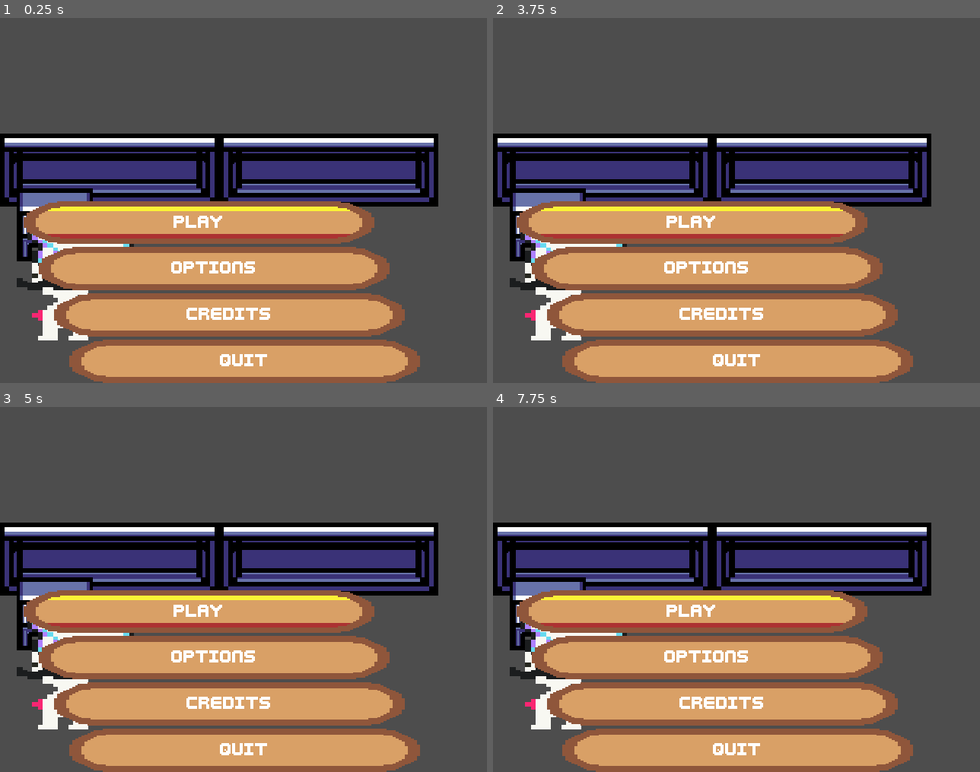
Above: before the commit, frames 1-4 (two rows, left to right).
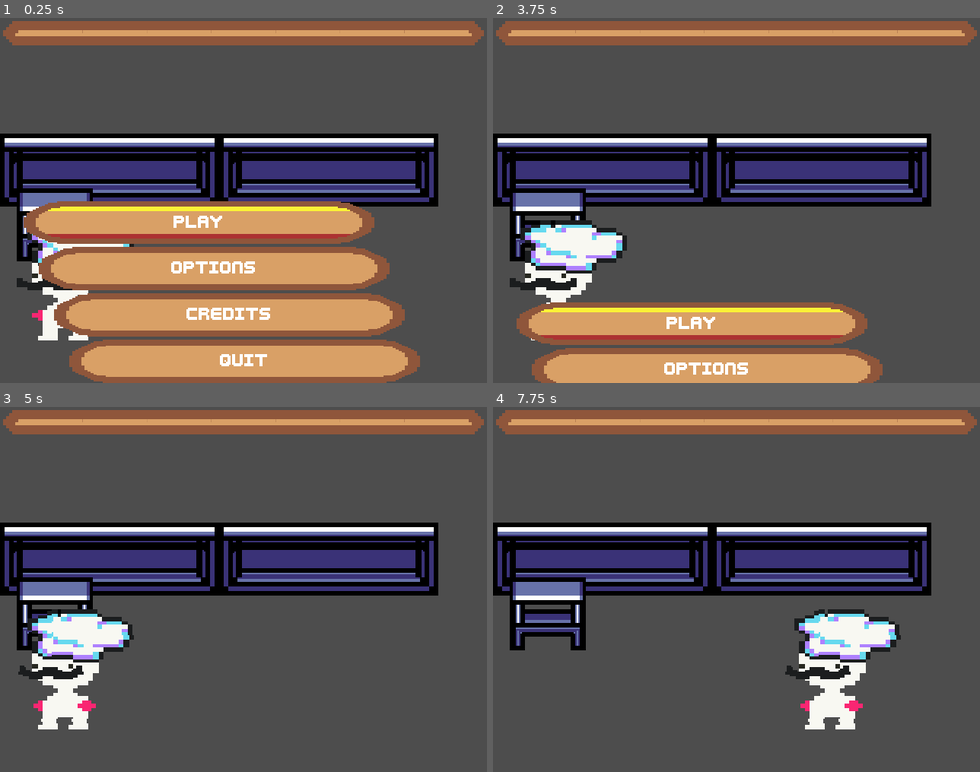
Above: after the commit, the same moments.

Repository: LettucePie/burgert
Game: Godot game, scene res://scenes/play.tscn
Two runs of this game, one before a commit and one after it. Both use one fixed random seed, a clock stepped at 60 frames per second and the inputs below.
Inputs (mouse positions are in pixels of both pictures, inside the frame that each line leads up to):
- Up to frame 1 (0.25 s): no input
- Up to frame 2 (3.75 s): click "Options" at 0.5 s; click "Done" at 1.25 s; click "Credits" at 2 s; click "Done" at 2.75 s; click "Play" at 3.5 s
- Up to frame 3 (5 s): click (199, 611) at 4.25 s, where only the run before the commit has a clickable "Play"
- Up to frame 4 (7.75 s): tap Enter (menu) at 5 s; hold Right (right) 5.03-5.78 s; hold Left (left) 5.78-6.53 s; hold Right (right) from 6.53 s (still down)

The runs differ from the first frame. In frame 1, 6.5% of the frame differs, in the area x 0-100%, y 0-8%; in frame 2, 34%; in frame 3, 39%; in frame 4, 41%, in the area x 0-100%, y 0-100%.

Commit message:
more merging menu state into game state

Diff:
--- a/project.godot
+++ b/project.godot
@@ -39,6 +39,7 @@
 "deadzone": 0.5,
 "events": [Object(InputEventKey,"resource_local_to_scene":false,"resource_name":"","device":-1,"window_id":0,"alt_press …(182 unchanged characters)…
 , Object(InputEventJoypadButton,"resource_local_to_scene":false,"resource_name":"","device":-1,"button_index":6,"pressure":0.0,"pressed":false,"script":null)
+, Object(InputEventKey,"resource_local_to_scene":false,"resource_name":"","device":-1,"window_id":0,"alt_pressed":false,"shift_pressed":false,"ctrl_pressed":false,"meta_pressed":false,"pressed":false,"keycode":0,"physical_keycode":4194305,"key_label":0,"unicode":0,"echo":false,"script":null)
 ]
 }
 left={
--- a/scenes/game/chef.gd
+++ b/scenes/game/chef.gd
@@ -1,5 +1,7 @@
 extends Node2D
 class_name Chef
+
+const MOVE_SPEED = 5
 
 var stations : Array[Workstation]
 var current_station : Workstation = null
@@ -26,15 +28,19 @@
 		set_station(target)
 
 
-# Called every frame. 'delta' is the elapsed time since the previous frame.
-func _physics_process(delta):
+func process_movement(delta):
 	var move_vec : Vector2 = Vector2.ZERO
 	if Input.is_action_pressed("left"): move_vec.x -= 1
 	if Input.is_action_pressed("right"): move_vec.x += 1
-	position.x += move_vec.x * delta
+	position.x += move_vec.x * MOVE_SPEED
 	if move_vec != Vector2.ZERO:
 		assess_closest_station()
 
+
+
+# Called every frame. 'delta' is the elapsed time since the previous frame.
+func _physics_process(delta):
+	process_movement(delta)
 
 func _on_area_2d_area_entered(area):
 	if area.is_in_group("Workstation") and !stations.has(area):
--- a/scenes/game/chef.tscn
+++ b/scenes/game/chef.tscn
@@ -15,7 +15,7 @@
 sprite_frames = ExtResource("1_758j5")
 animation = &"Idle_L"
 autoplay = "Idle_L"
-frame_progress = 0.884746
+frame_progress = 0.718722
 
 [node name="Area2D" type="Area2D" parent="." groups=["Chef"]]
 
--- a/scenes/game/game.gd
+++ b/scenes/game/game.gd
@@ -1,12 +1,6 @@
 extends Node
 class_name Game
 
-
-# Called when the node enters the scene tree for the first time.
-func _ready():
-	pass # Replace with function body.
-
-
-# Called every frame. 'delta' is the elapsed time since the previous frame.
 func _process(delta):
-	pass
+	if Input.is_action_just_pressed("menu"):
+		print("PAUSE")
--- a/scenes/game/game.tscn
+++ b/scenes/game/game.tscn
@@ -1,10 +1,13 @@
-[gd_scene load_steps=3 format=3 uid="uid://drcc15jq33yol"]
+[gd_scene load_steps=4 format=3 uid="uid://drcc15jq33yol"]
 
 [ext_resource type="Script" path="res://scenes/game/game.gd" id="1_ebpk4"]
 [ext_resource type="PackedScene" uid="uid://cb2lak3w8b1s8" path="res://scenes/game/kitchen_a.tscn" id="1_xsld7"]
+[ext_resource type="PackedScene" uid="uid://b3715nb5f0qc3" path="res://scenes/ui/hud.tscn" id="3_wdtco"]
 
 [node name="Game" type="Node"]
 process_mode = 1
 script = ExtResource("1_ebpk4")
 
 [node name="kitchen_a" parent="." instance=ExtResource("1_xsld7")]
+
+[node name="hud" parent="." instance=ExtResource("3_wdtco")]
--- a/scenes/play.gd
+++ b/scenes/play.gd
@@ -12,3 +12,7 @@
 # Called every frame. 'delta' is the elapsed time since the previous frame.
 func _process(delta):
 	pass
+
+
+func _on_main_menu_start_play():
+	get_tree().paused = false
--- a/scenes/play.tscn
+++ b/scenes/play.tscn
@@ -13,3 +13,5 @@
 [node name="Game" parent="." instance=ExtResource("1_l5scj")]
 
 [node name="MainMenu" parent="." instance=ExtResource("1_8ijes")]
+
+[connection signal="start_play" from="MainMenu" to="." method="_on_main_menu_start_play"]
--- /dev/null
+++ b/scenes/ui/hud.tscn
@@ -0,0 +1,20 @@
+[gd_scene load_steps=2 format=3 uid="uid://b3715nb5f0qc3"]
+
+[ext_resource type="Theme" uid="uid://cwt3w4hm8o87b" path="res://assets/resources/ui/theme_a.tres" id="1_fvcjt"]
+
+[node name="hud" type="Control"]
+layout_mode = 3
+anchors_preset = 15
+anchor_right = 1.0
+anchor_bottom = 1.0
+grow_horizontal = 2
+grow_vertical = 2
+theme = ExtResource("1_fvcjt")
+
+[node name="Panel" type="Panel" parent="."]
+layout_mode = 1
+anchors_preset = -1
+anchor_right = 1.0
+anchor_bottom = 0.083
+offset_bottom = 0.159996
+grow_horizontal = 2
--- a/scenes/ui/main_menu.gd
+++ b/scenes/ui/main_menu.gd
@@ -1,5 +1,7 @@
 extends Control
 class_name MainMenu
+
+signal start_play()
 
 @export var anim : AnimationPlayer
 enum SCREENS{MAIN, OPTIONS, CREDITS}
@@ -17,6 +19,8 @@
 
 func main_button_event(but):
 	print("Button Pressed: ", but)
+	if but == "play" and current_screen == SCREENS.MAIN:
+		anim.play("play_start")
 	if but == "options" and current_screen == SCREENS.MAIN:
 		anim.play("options_open")
 		current_screen = SCREENS.OPTIONS
@@ -43,3 +47,9 @@
 		anim.play("credits_close")
 		current_screen = SCREENS.MAIN
 		$Main/Play.grab_focus()
+
+
+func _on_animation_player_animation_finished(anim_name):
+	if anim_name == "play_start":
+		print("Starting PLAY")
+		emit_signal("start_play")
--- a/scenes/ui/main_menu.tscn
+++ b/scenes/ui/main_menu.tscn
@@ -266,6 +266,38 @@
 "values": [Vector2(640, 480)]
 }
 
+[sub_resource type="Animation" id="Animation_b8mpw"]
+resource_name = "play_start"
+length = 0.6
+tracks/0/type = "value"
+tracks/0/imported = false
+tracks/0/enabled = true
+tracks/0/path = NodePath("Main:position")
+tracks/0/interp = 1
+tracks/0/loop_wrap = true
+tracks/0/keys = {
+"times": PackedFloat32Array(0, 0.6),
+"transitions": PackedFloat32Array(1, 1),
+"update": 0,
+"values": [Vector2(0, 0), Vector2(0, 480)]
+}
+
+[sub_resource type="Animation" id="Animation_lsaoh"]
+resource_name = "play_stop"
+length = 0.6
+tracks/0/type = "value"
+tracks/0/imported = false
+tracks/0/enabled = true
+tracks/0/path = NodePath("Main:position")
+tracks/0/interp = 1
+tracks/0/loop_wrap = true
+tracks/0/keys = {
+"times": PackedFloat32Array(0, 0.6),
+"transitions": PackedFloat32Array(1, 1),
+"update": 0,
+"values": [Vector2(0, 480), Vector2(0, 0)]
+}
+
 [sub_resource type="AnimationLibrary" id="AnimationLibrary_c5ufq"]
 _data = {
 "RESET": SubResource("Animation_kgpfh"),
@@ -273,6 +305,8 @@
 "credits_open": SubResource("Animation_7svb8"),
 "options_close": SubResource("Animation_tomv1"),
 "options_open": SubResource("Animation_1hjmr"),
+"play_start": SubResource("Animation_b8mpw"),
+"play_stop": SubResource("Animation_lsaoh"),
 "start": SubResource("Animation_v5kc5")
 }
 
@@ -299,6 +333,8 @@
 anchors_preset = 15
 anchor_right = 1.0
 anchor_bottom = 1.0
+offset_right = 640.0
+offset_bottom = 480.0
 grow_horizontal = 2
 grow_vertical = 2
 
@@ -382,7 +418,8 @@
 anchor_right = 1.0
 anchor_bottom = 1.0
 offset_left = -641.0
-offset_right = -641.0
+offset_right = -1.0
+offset_bottom = 480.0
 grow_horizontal = 2
 grow_vertical = 2
 
@@ -524,7 +561,8 @@
 anchor_right = 1.0
 anchor_bottom = 1.0
 offset_left = 640.0
-offset_right = 640.0
+offset_right = 1280.0
+offset_bottom = 480.0
 grow_horizontal = 2
 grow_vertical = 2
 
@@ -582,6 +620,8 @@
 focus_neighbor_bottom = NodePath(".")
 text = "Done"
 
+[connection signal="animation_finished" from="AnimationPlayer" to="." method="_on_animation_player_animation_finished"]
+[connection signal="pressed" from="Main/Play" to="." method="main_button_event" binds= ["play"]]
 [connection signal="pressed" from="Main/Options" to="." method="main_button_event" binds= ["options"]]
 [connection signal="pressed" from="Main/Credits" to="." method="main_button_event" binds= ["credits"]]
 [connection signal="pressed" from="Main/Quit" to="." method="main_button_event" binds= ["quit"]]
Not shown: 1 places in scenes/ui/main_menu.tscn that only renumber resources
